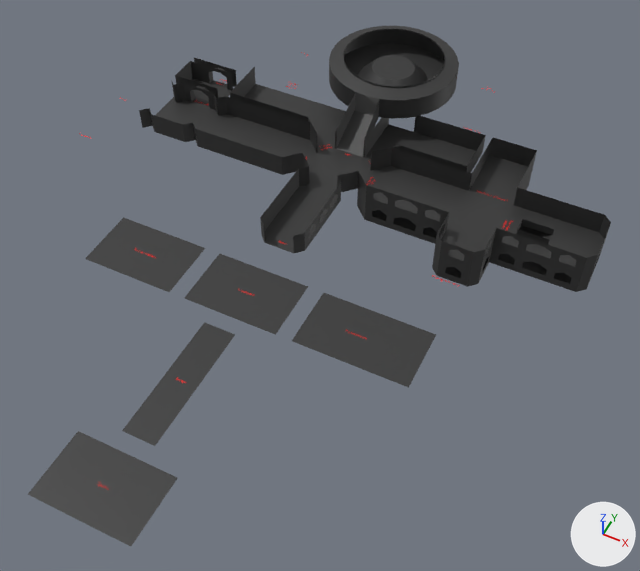
Two versions of the Blender file Assets/Models/ShaderCastle.blend, one commit apart.
Both versions are drawn from a 50 mm lens placed at (38.1, -29.1, 77.3), pointed at (6.1, 34.9, -2.7). Lighting does not change. The marker at lower right points along +X, +Y and +Z. The older version comes first.

The older version as bpy lines, for what is in view:
```python
me_plane_004 = bpy.data.meshes.new('Plane.004')
me_plane_004.from_pydata(...)  # 387 vertices, 240 faces, 4 loose edges; spans x -28.0..35.0, y -4.0..64.0, z -3.0..6.0
me_plane_004.materials.append(mat_333333)  # dark grey #333333
me_plane_010 = bpy.data.meshes.new('Plane.010')
me_plane_010.from_pydata(...)  # 170 vertices, 112 faces; spans x 4.0..35.0, y 43.0..64.0, z 0.0..3.0
me_plane_010.polygons.foreach_set('use_smooth', [True] * 112)
me_plane_010.materials.append(mat_333333)  # dark grey #333333
me_plane_011 = bpy.data.meshes.new('Plane.011')
me_plane_011.from_pydata(...)  # 192 vertices, 159 faces; spans x -9.0..9.0, y 61.0..79.0, z 3.0..6.8
me_plane_011.polygons.foreach_set('use_smooth', [True] * 159)
me_plane_011.materials.append(mat_333333)  # dark grey #333333
ob_floor__0__col = bpy.data.objects.new('Floor +0 -col', me_plane_004)
ob_floor__0__col.location = (0.0, 0.0, 0.0)
ob_floor__1__col = bpy.data.objects.new('Floor -1 -col', me_plane_010)
ob_floor__1__col.location = (0.0, 0.0, -3.0)
ob_floor__1__col_1 = bpy.data.objects.new('Floor +1 -col', me_plane_011)
ob_floor__1__col_1.location = (0.0, 0.0, 0.0)
```
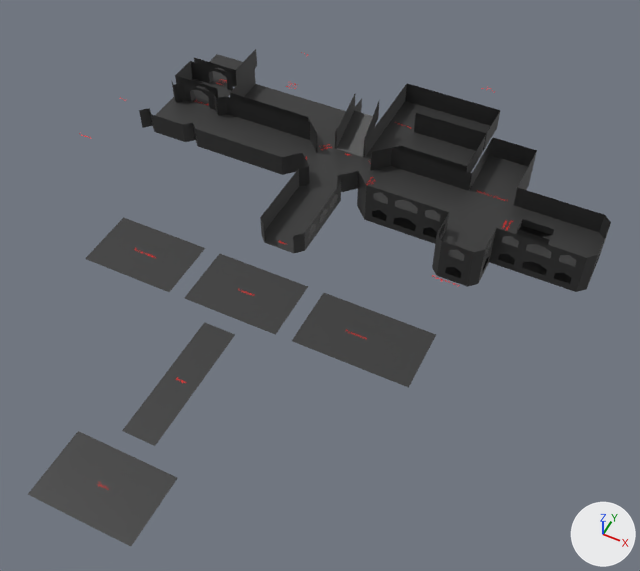
Commit message: Improved castle

The change in detail:
me_plane_004 is used by ob_floor__0__col; location (0.0, 0.0, 0.0).
me_plane_004 had 387 vertices, 240 faces, 4 loose edges and spanned x -28.0..35.0, y -4.0..64.0, z -3.0..6.0.
me_plane_004 now has 404 vertices, 254 faces, 4 loose edges and spans x -28.0..35.0, y -4.0..70.0, z -3.0..6.0.
Part 1, on me_plane_004:
7 vertices are added at x 6.0..16.0, y 64.3..70.0, z 0.0..3.0.
10 new vertices lie (0.0, 6.0, 0.0) away from vertices in x -28.0..6.0, y 62.0..64.0, z 0.0..3.0.
8 new faces join them, smooth.
6 new faces join them.
Object 'Floor +1 -col' (ob_floor__1__col_1) is now hidden.

Location of each change, (x1, y1, x2, y2) in pixels of the pictures (640 x 571 px):
'Floor +0 -col', reshaped
    before: (28, 58, 611, 546)
    after: (28, 49, 611, 546)
'Floor +1 -col', hidden
    before: (329, 26, 459, 119)
part 1 of me_plane_004, added
    after: (209, 49, 500, 151)
